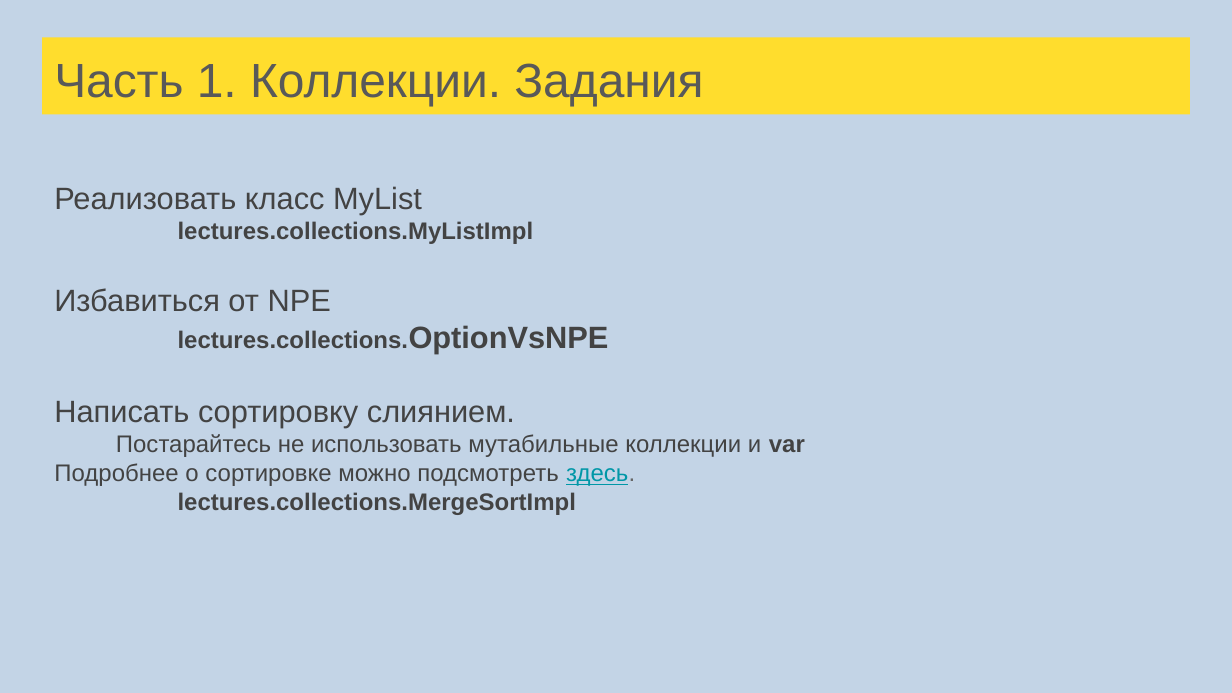
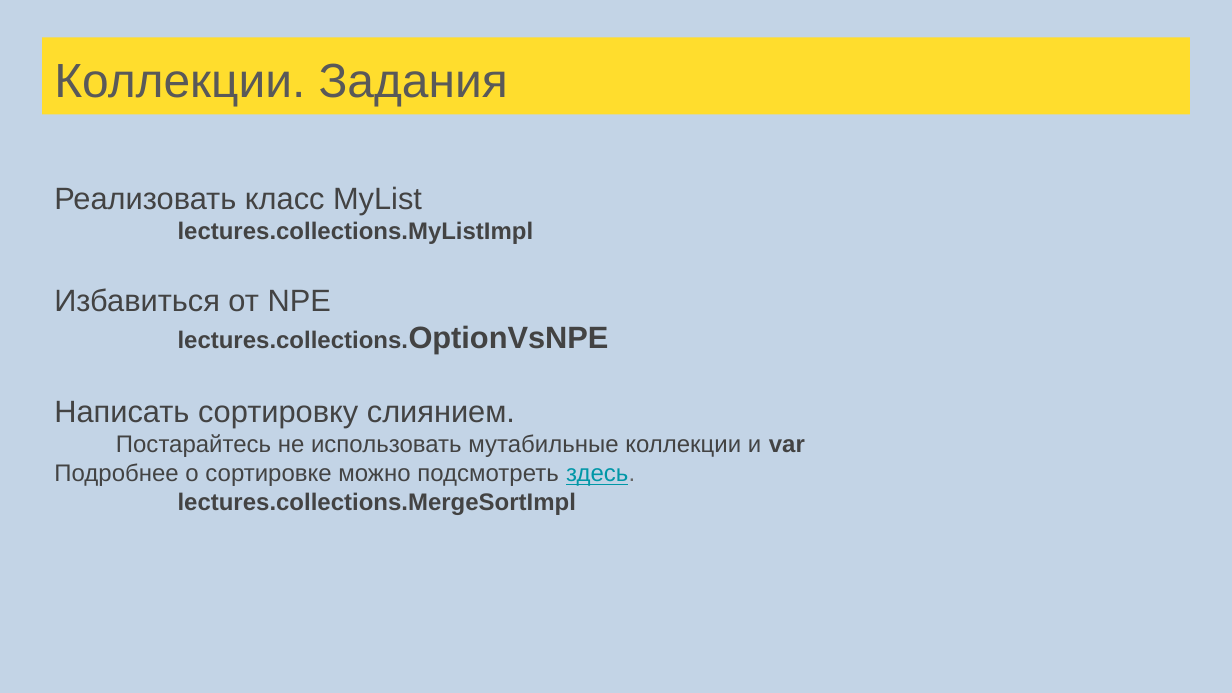
Before and after one commit to sergeypopov83/scala-school, a slide deck: slide 56 of src/main/resources/Лекции Scala для FinTech.pptx (slide 55 before the commit). Drawn at 1232x693 pixels with LibreOffice and Linux fonts; fonts in the diff are those of the drawing. Boxes give left, top, right and bottom in pixels: in the first picture for what was removed or moved away, otherwise in the second. Text is boxed around its words. In the diff, an @@ line names an element or a change of style, - is before the commit and + after.

```diff
--- a/src/main/resources/Лекции Scala для FinTech.pptx
+++ b/src/main/resources/Лекции Scala для FinTech.pptx
@@ title at <box>54,63,508,106</box>: text changed @@
-Часть 1. Коллекции. Задания
+Коллекции. Задания
```
Also in this commit, not shown: 121 other slides changed, 5 slides added, 5 slides removed, 58 other files.
